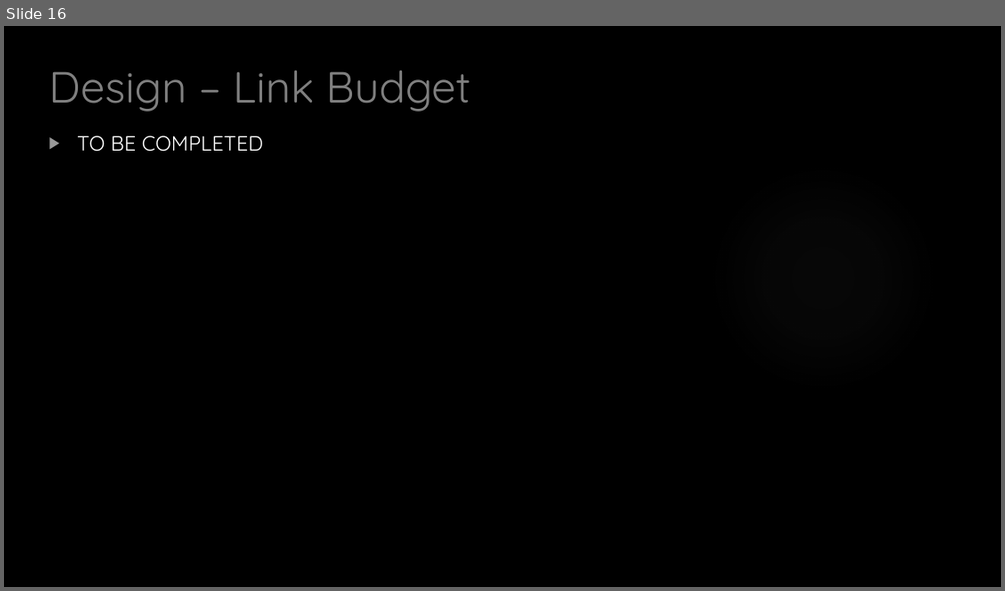
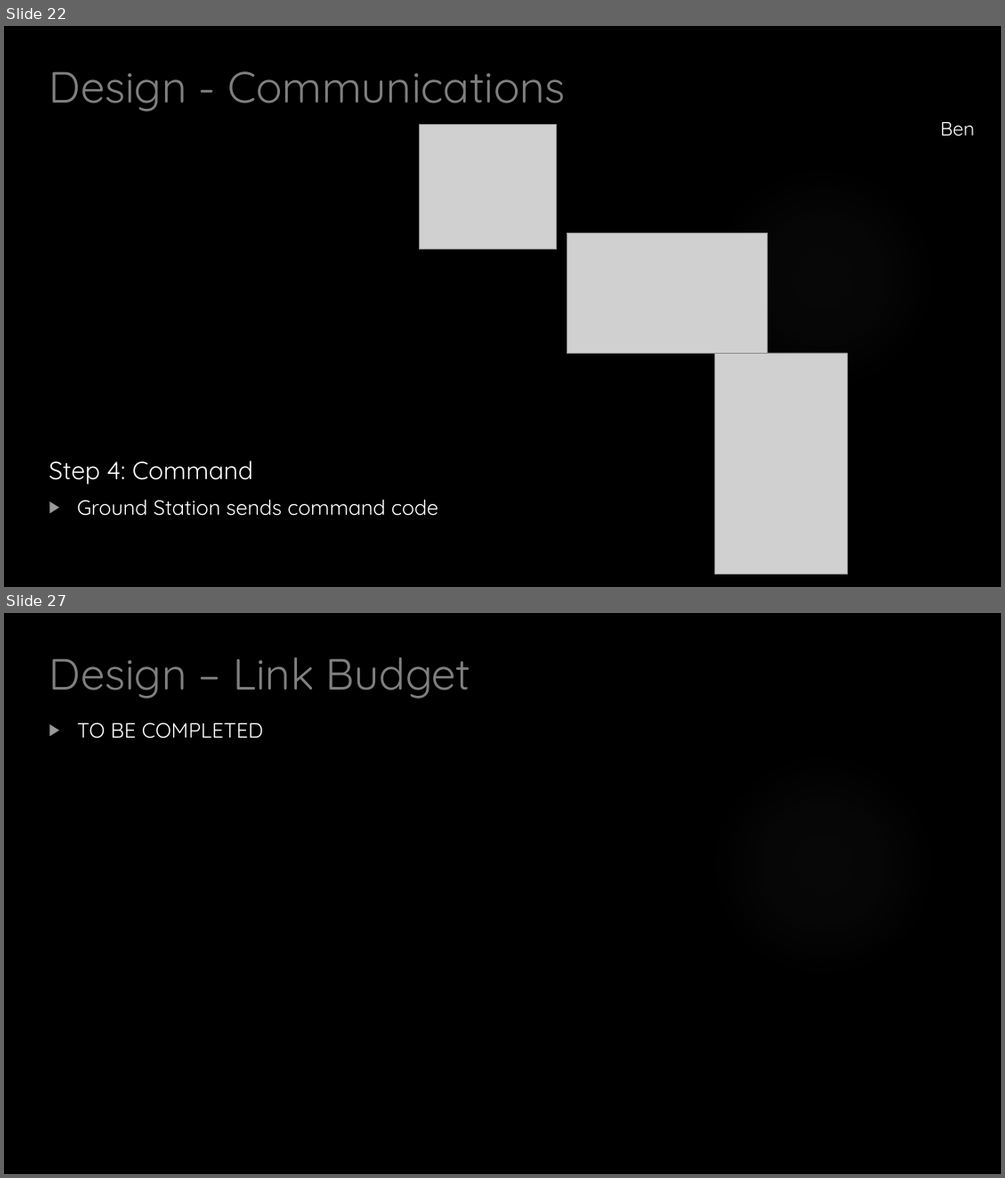
Before and after one commit to HASP-UMN/CubeSat, a slide deck: Presentations/CDR_Presentation.pptx. Shown one above the other, each under a label of ours: slide 16 before the commit, slides 22 and 27 after it; the slides between them are not shown. The pictures are 1005x591 and 1005x1178 pixels, drawn with LibreOffice and Linux fonts; fonts in the diff are those of the drawing; grey boxes stand for pictures; background and template pictures are left out. Boxes give left, top, right and bottom in pixels: in the first picture for what was removed or moved away, otherwise in the second. Text is boxed around its words. In the diff, an @@ line names an element or a change of style, - is before the commit and + after.

```diff
--- a/Presentations/CDR_Presentation.pptx
+++ b/Presentations/CDR_Presentation.pptx
@@ slide 22 added at (4,26,1001,587), background picture (left out); not listed: 1 template element that a slide beside it also shows @@
@@ title added at (48,71,566,111), 42 pt, text #808080 @@
+Design - Communications
@@ picture added at (420,125,557,249) @@
@@ text added at (940,122,974,136), 18.5 pt, text #FFFFFF @@
+Ben
@@ picture added at (567,233,768,354) @@
@@ picture added at (715,353,847,574) @@
@@ text added at (48,460,438,516), 20 pt, text #FFFFFF @@
+Step 4: Command
+▶ Ground Station sends command code
@@ what was slide 16 is now slide 27 @@
```
Also in this commit, not shown: 10 other slides added, 3 other files.
